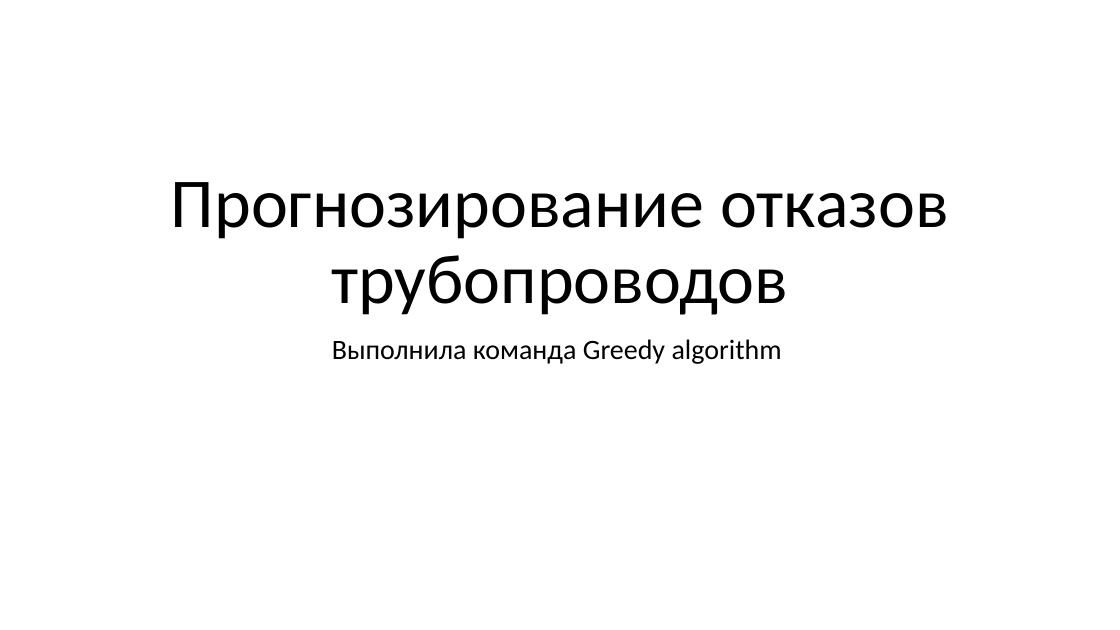
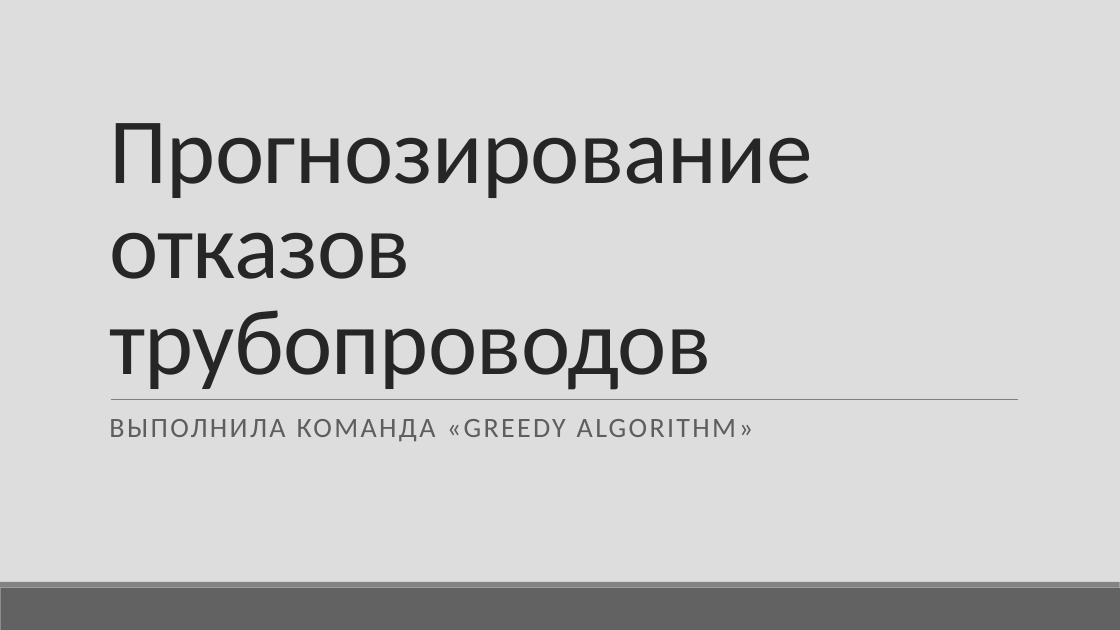
Before and after one commit to ark2016/NESTRO_CHALLENGE_2023, a slide deck: slide 1 of presentation/Greedy_algorithm.pptx. Drawn at 1120x630 pixels with LibreOffice and Linux fonts; fonts in the diff are those of the drawing. Boxes give left, top, right and bottom in pixels: in the first picture for what was removed or moved away, otherwise in the second. Text is boxed around its words. In the diff, an @@ line names an element or a change of style, - is before the commit and + after.

```diff
--- a/presentation/Greedy_algorithm.pptx
+++ b/presentation/Greedy_algorithm.pptx
@@ background #FFFFFF to #DDDDDD @@
@@ title "Прогнозирование отказов трубопроводов": place and size @@
-title "Прогнозирование отказов трубопроводов" at [171,182,948,315]
+title "Прогнозирование отказов трубопроводов" at [109,123,813,390]
@@ title "Прогнозирование отказов трубопроводов" at [109,123,813,390]: size 60 to 80 pt, text colour #000000 to #262626, letter spacing 0 to -0.5 pt; alignment centre to left; line spacing 0.9 to 0.85 @@
@@ subtitle at [109,419,753,442]: text changed; text colour #000000 to #5E5E5E @@
-Выполнила команда Greedy algorithm
+ВЫПОЛНИЛА КОМАНДА «GREEDY ALGORITHM»
@@ line added from (111, 399) to (1018, 399), #808080 0.5 pt @@
@@ rectangle added at [0,588,1120,630], fill #626262 @@
@@ rectangle added at [0,582,1120,588], fill #838383 @@
```
Also in this commit, not shown: 8 other slides changed.
